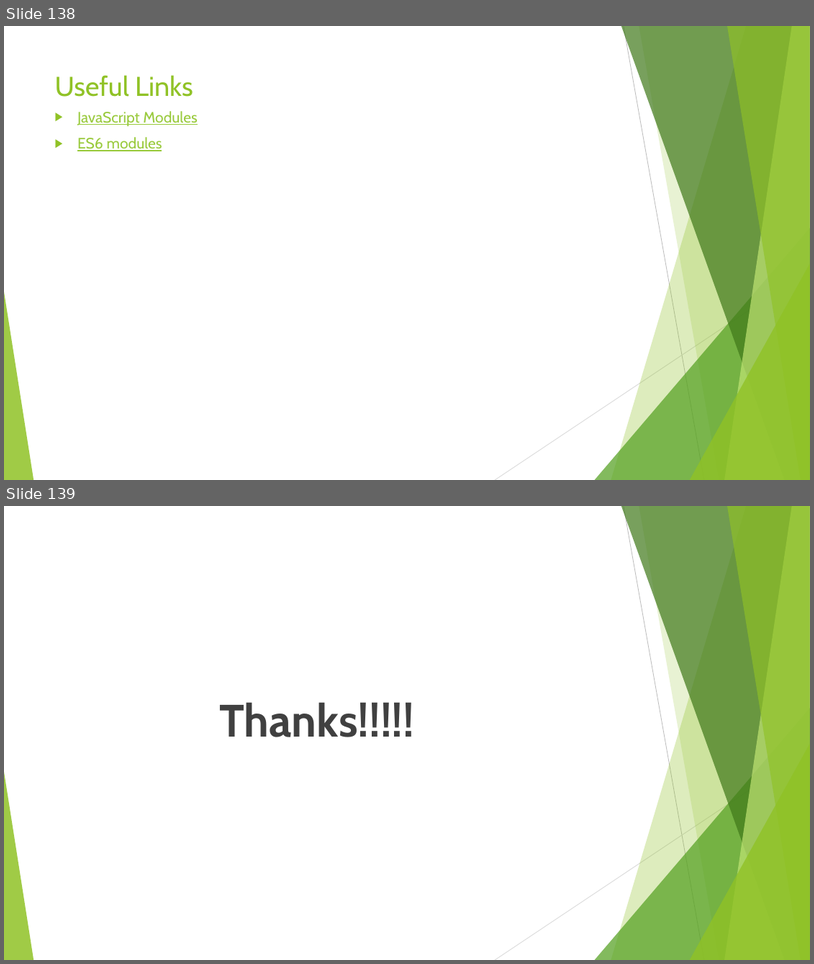
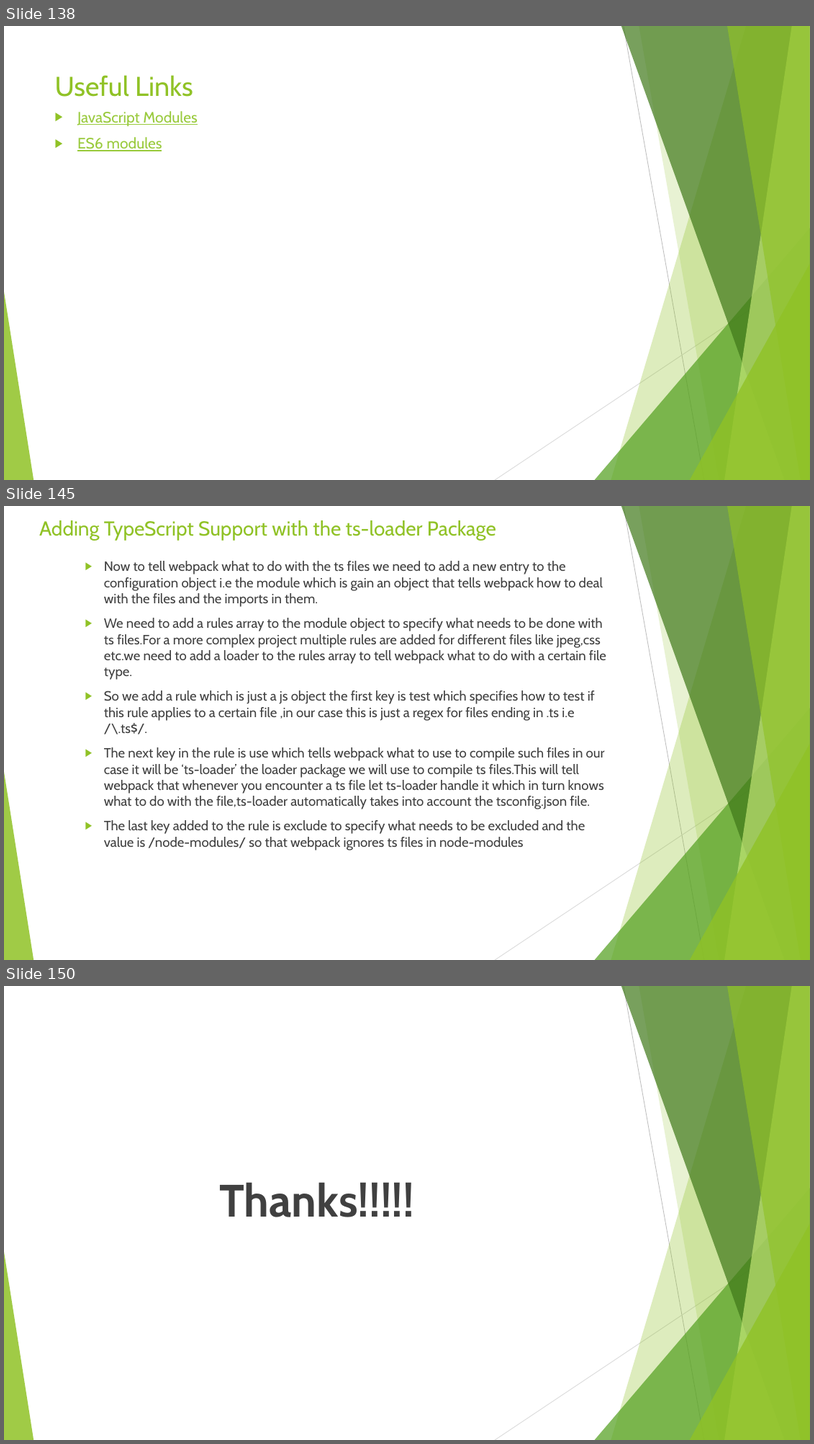
Before and after one commit to rudhrainfogain/TypeScript, a slide deck: PPT/TypeScriptv10.pptx. Shown one above the other, each under a label of ours: slides 138 and 139 before the commit, slides 138, 145 and 150 after it; the slides between them are not shown. The pictures are 814x964 and 814x1444 pixels, drawn with LibreOffice and Linux fonts; fonts in the diff are those of the drawing. Boxes give left, top, right and bottom in pixels: in the first picture for what was removed or moved away, otherwise in the second. Text is boxed around its words. In the diff, an @@ line names an element or a change of style, - is before the commit and + after.

Commit message:
Webpack complete

```diff
--- a/PPT/TypeScriptv10.pptx
+++ b/PPT/TypeScriptv10.pptx
@@ slide 145 added at [4,506,810,960], background #FFFFFF; not listed: 10 template elements that a slide beside it also shows @@
@@ title added at [39,520,496,541], 24 pt, text #90C226 @@
+Adding TypeScript Support with the ts-loader Package
@@ text added at [104,561,607,850], 16 pt, text #404040 @@
+  ▶ Now to tell webpack what to do with the ts files we need to add a new entry to the configuration object i.e the module which is gain an object that tells webpack how to deal with the files and the imports in them.
+  ▶ We need to add a rules array to the module object to specify what needs to be done with ts files.For a more complex project multiple rules are added for different files like jpeg,css etc.we need to add a loader to the rules array to tell webpack what to do with a certain file type.
+  ▶ So we add a rule which is just a js object the first key is test which specifies how to test if this rule applies to a certain file ,in our case this is just a regex for files ending in .ts i.e /\.ts$/.
+  ▶ The next key in the rule is use which tells webpack what to use to compile such files in our case it will be ‘ts-loader’ the loader package we will use to compile ts files.This will tell webpack that whenever you encounter a ts file let ts-loader handle it which in turn knows what to do with the file,ts-loader automatically takes into account the tsconfig.json file.
+  ▶ The last key added to the rule is exclude to specify what needs to be excluded and the value is /node-modules/ so that webpack ignores ts files in node-modules
@@ what was slide 139 is now slide 150 @@
```
Also in this commit, not shown: 10 other slides added, 21 other files.
